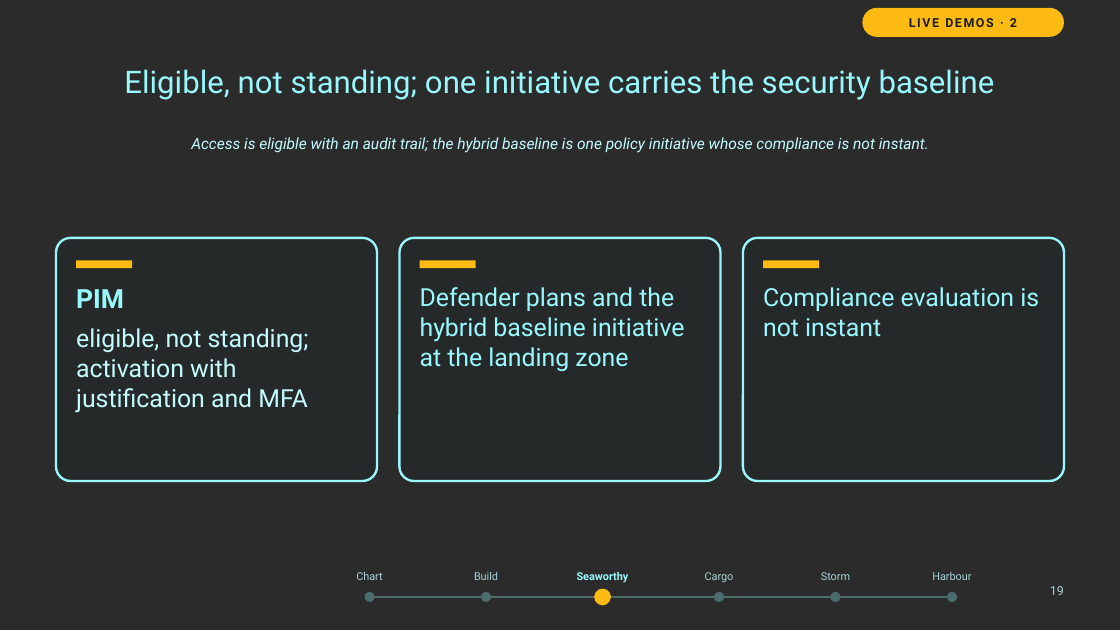
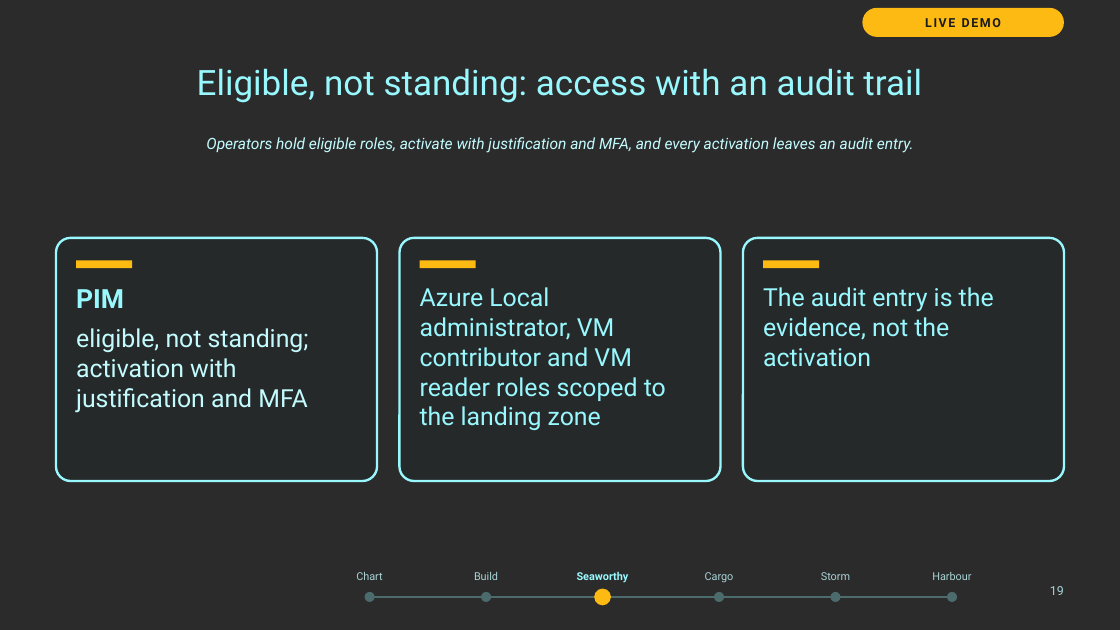
Before and after one commit to thisismydemo/nic2026_azl, a slide deck: slide 19 of presentation/Azure_Local_Discovery_to_Day2_NIC2026.pptx. Drawn at 1120x630 pixels with LibreOffice and Linux fonts; fonts in the diff are those of the drawing; background and template pictures are left out; a plain dark background stands for a picture behind light text. Boxes give left, top, right and bottom in pixels: in the first picture for what was removed or moved away, otherwise in the second. Text is boxed around its words. In the diff, an @@ line names an element or a change of style, - is before the commit and + after.

```diff
--- a/presentation/Azure_Local_Discovery_to_Day2_NIC2026.pptx
+++ b/presentation/Azure_Local_Discovery_to_Day2_NIC2026.pptx
@@ text in rounded rectangle at [925,18,1001,27]: text changed @@
-LIVE DEMOS · 2
+LIVE DEMO
@@ title at [197,68,922,103]: text changed; size 20 to 22.5 pt @@
-Eligible, not standing; one initiative carries the security baseline
+Eligible, not standing: access with an audit trail
@@ text at [206,137,914,153]: text changed @@
-Access is eligible with an audit trail; the hybrid baseline is one policy initiative whose compliance is not instant.
+Operators hold eligible roles, activate with justification and MFA, and every activation leaves an audit entry.
@@ text at [420,287,666,430]: text changed @@
-Defender plans and the hybrid baseline initiative at the landing zone
+Azure Local administrator, VM contributor and VM reader roles scoped to the landing zone
@@ text at [763,287,994,367]: text changed @@
-Compliance evaluation is not instant
+The audit entry is the evidence, not the activation
```
Also in this commit, not shown: 18 other slides changed, 4 slides added, 23 other files.
